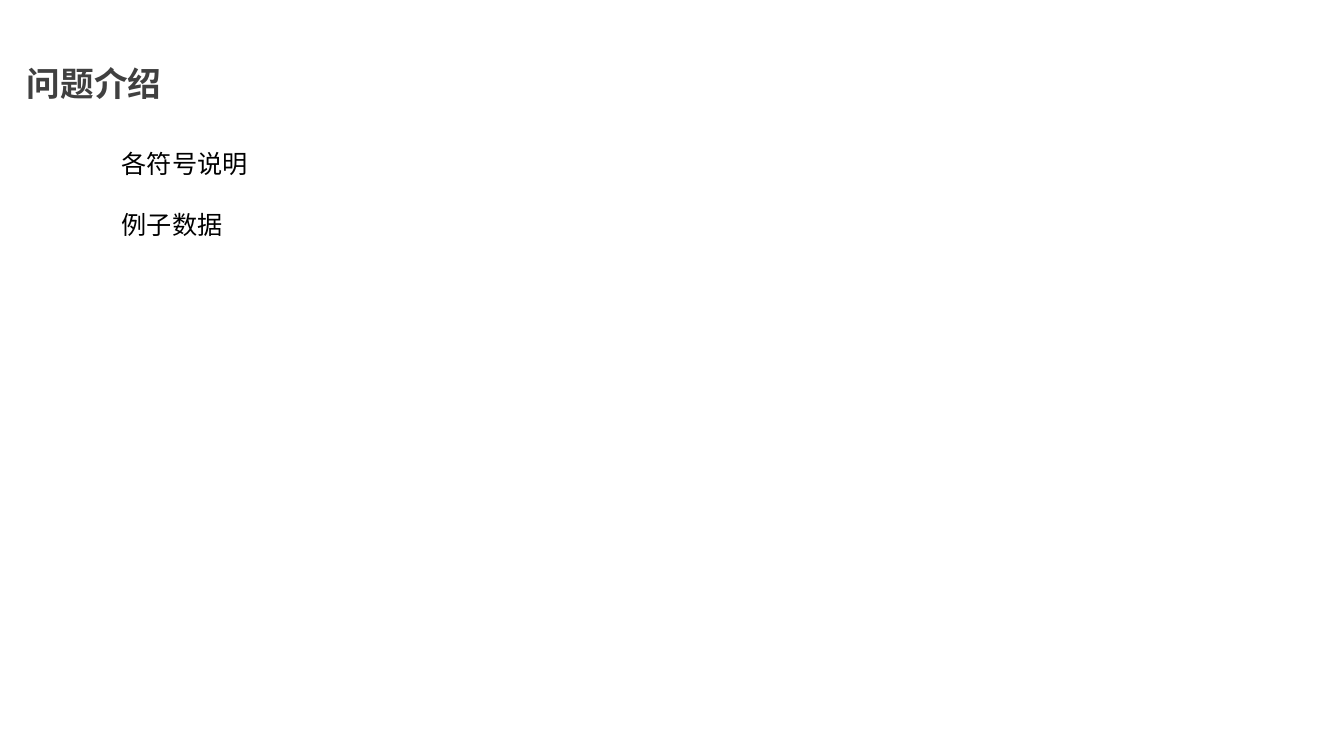
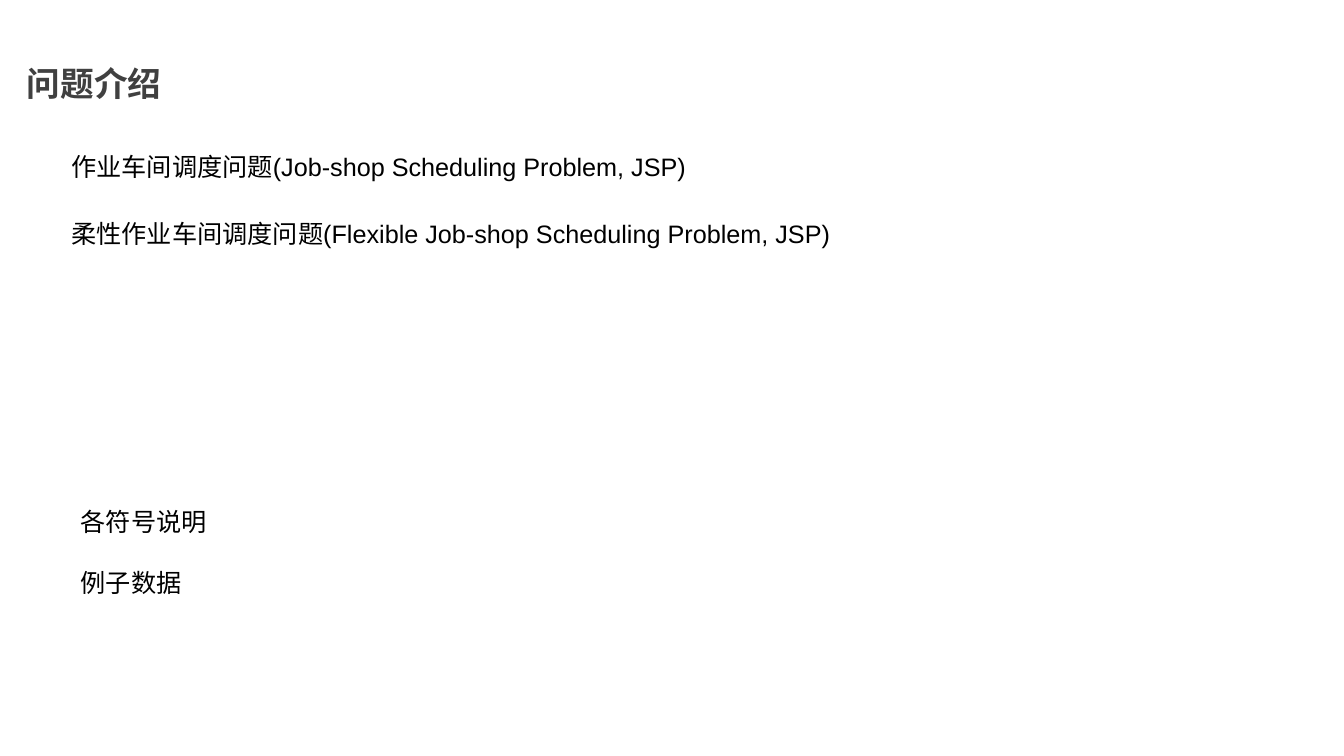
Before and after one commit to xiaobailaibaodao/intelligen_proccess, a slide deck: slide 4 of 参考文献/GA应用于生产排产问题.pptx. Drawn at 1344x756 pixels with LibreOffice and Linux fonts; fonts in the diff are those of the drawing; background and template pictures are left out. Boxes give left, top, right and bottom in pixels: in the first picture for what was removed or moved away, otherwise in the second. Text is boxed around its words. In the diff, an @@ line names an element or a change of style, - is before the commit and + after.

```diff
--- a/参考文献/GA应用于生产排产问题.pptx
+++ b/参考文献/GA应用于生产排产问题.pptx
@@ text added at box(71, 154, 686, 182), 18 pt, text #000000 @@
+作业车间调度问题(Job-shop Scheduling Problem, JSP)
@@ text added at box(71, 221, 830, 249), 18 pt, text #000000 @@
+柔性作业车间调度问题(Flexible Job-shop Scheduling Problem, JSP)
@@ text "各符号说明": place and size @@
-text "各符号说明" at box(122, 151, 248, 236)
+text "各符号说明" at box(81, 509, 207, 594)
```
Also in this commit, not shown: 2 other slides changed, 1 other file.
